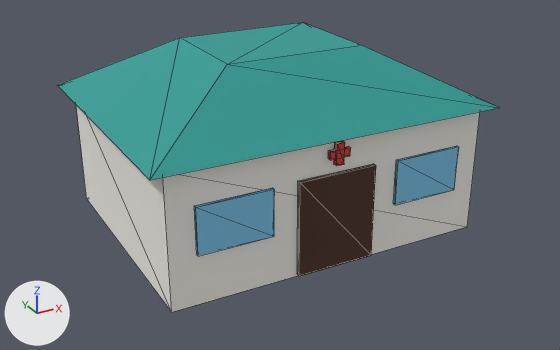
The glTF model assets/facilities/building_vet_clinic.glb as it was, and as the next commit left it.
Camera for both pictures: a camera (50 mm lens) standing at (-6.79, -12.78, 7.18) and looking at (0.01, -0.41, 1.0). The lights are fixed; the arrows at lower left show +X, +Y and +Z. The first picture is the older version. Mesh edges are drawn as thin lines. Vertices at exactly the same position are counted once.

In view in the first picture: 'SM_facilities_building_vet_clinic'.
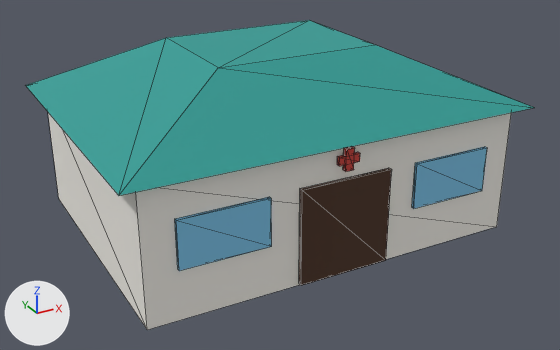
Patch to the scene script:
```diff
--- a/assets/facilities/building_vet_clinic.glb.py
+++ b/assets/facilities/building_vet_clinic.glb.py
@@ me_sm_facilities_building_vet_clinic @@
-me_sm_facilities_building_vet_clinic.from_pydata(...)  # 56 vertices, 84 faces; spans x -3.43..3.43, y -2.69..2.69, z 0.0..3.6
-me_sm_facilities_building_vet_clinic.vertices[0].co = (-3.15, -2.47, 0.0)  # pixel (171, 312)
-me_sm_facilities_building_vet_clinic.vertices[1].co = (-3.15, -2.47, 2.52)
-me_sm_facilities_building_vet_clinic.vertices[2].co = (-3.15, 2.47, 0.0)  # pixel (86, 198)
-me_sm_facilities_building_vet_clinic.vertices[3].co = (-3.15, 2.47, 2.52)
-me_sm_facilities_building_vet_clinic.vertices[4].co = (3.15, -2.47, 0.0)  # pixel (467, 226)
-me_sm_facilities_building_vet_clinic.vertices[5].co = (3.15, -2.47, 2.52)
-me_sm_facilities_building_vet_clinic.vertices[6].co = (3.15, 2.47, 0.0)
-me_sm_facilities_building_vet_clinic.vertices[7].co = (3.15, 2.47, 2.52)
-me_sm_facilities_building_vet_clinic.vertices[8].co = (-3.43, -2.69, 2.52)  # pixel (149, 180)
-me_sm_facilities_building_vet_clinic.vertices[9].co = (-1.37, -1.08, 3.6)  # pixel (227, 64)
-me_sm_facilities_building_vet_clinic.vertices[10].co = (-3.43, 2.69, 2.52)  # pixel (57, 85)
-me_sm_facilities_building_vet_clinic.vertices[11].co = (-1.37, 1.08, 3.6)  # pixel (179, 37)
-me_sm_facilities_building_vet_clinic.vertices[12].co = (3.43, -2.69, 2.52)  # pixel (499, 107)
-me_sm_facilities_building_vet_clinic.vertices[13].co = (1.37, -1.08, 3.6)  # pixel (361, 45)
-me_sm_facilities_building_vet_clinic.vertices[14].co = (3.43, 2.69, 2.52)
-me_sm_facilities_building_vet_clinic.vertices[15].co = (1.37, 1.08, 3.6)  # pixel (302, 22)
+me_sm_facilities_building_vet_clinic.from_pydata(...)  # 56 vertices, 84 faces; spans x -4.0..4.0, y -3.0..3.0, z 0.0..3.6
+# me_sm_facilities_building_vet_clinic part 1: the loose piece of 8 vertices spanning x -0.77..0.77, y -2.54..-2.46, z 0.03..1.84 is scaled about its middle by (1.17, 1.02, 1), then moved by (0.0, -0.28, 0.0)
+# me_sm_facilities_building_vet_clinic part 2: the loose piece of 8 vertices spanning x -2.66..-1.26, y -2.53..-2.47, z 0.95..1.83 is scaled about its middle by (1.17, 1.02, 1), then moved by (-0.33, -0.28, 0.0)
+# me_sm_facilities_building_vet_clinic part 3: the loose piece of 8 vertices spanning x 1.26..2.66, y -2.53..-2.47, z 0.95..1.83 is scaled about its middle by (1.17, 1.02, 1), then moved by (0.33, -0.28, 0.0)
+# me_sm_facilities_building_vet_clinic part 4: the loose piece of 8 vertices spanning x -0.2..0.2, y -2.57..-2.49, z 2.14..2.29 is moved by (0.0, -0.29, 0.0)
+# me_sm_facilities_building_vet_clinic part 5: the loose piece of 8 vertices spanning x -0.08..0.08, y -2.58..-2.48, z 2.02..2.42 is moved by (0.0, -0.29, 0.0)
+# me_sm_facilities_building_vet_clinic part 6
+me_sm_facilities_building_vet_clinic.vertices[0].co = (-3.67, -2.76, 0.0)  # pixel (147, 329)
+me_sm_facilities_building_vet_clinic.vertices[1].co = (-3.67, -2.76, 2.52)
+me_sm_facilities_building_vet_clinic.vertices[2].co = (-3.67, 2.76, 0.0)  # pixel (58, 198)
+me_sm_facilities_building_vet_clinic.vertices[3].co = (-3.67, 2.76, 2.52)
+me_sm_facilities_building_vet_clinic.vertices[4].co = (3.67, -2.76, 0.0)  # pixel (496, 226)
+me_sm_facilities_building_vet_clinic.vertices[5].co = (3.67, -2.76, 2.52)
+me_sm_facilities_building_vet_clinic.vertices[6].co = (3.67, 2.76, 0.0)
+me_sm_facilities_building_vet_clinic.vertices[7].co = (3.67, 2.76, 2.52)
+me_sm_facilities_building_vet_clinic.vertices[8].co = (-4.0, -3.0, 2.52)  # pixel (118, 195)
+me_sm_facilities_building_vet_clinic.vertices[9].co = (-1.6, -1.2, 3.6)  # pixel (218, 67)
+me_sm_facilities_building_vet_clinic.vertices[10].co = (-4.0, 3.0, 2.52)  # pixel (25, 85)
+me_sm_facilities_building_vet_clinic.vertices[11].co = (-1.6, 1.2, 3.6)  # pixel (166, 37)
+me_sm_facilities_building_vet_clinic.vertices[12].co = (4.0, -3.0, 2.52)  # pixel (534, 107)
+me_sm_facilities_building_vet_clinic.vertices[13].co = (1.6, -1.2, 3.6)  # pixel (375, 44)
+me_sm_facilities_building_vet_clinic.vertices[14].co = (4.0, 3.0, 2.52)
+me_sm_facilities_building_vet_clinic.vertices[15].co = (1.6, 1.2, 3.6)  # pixel (309, 20)
 me_sm_facilities_building_vet_clinic.materials.append(mat_mat_palette)
```

Boxes (x1, y1, x2, y2) around the edits, measured in the pictures (560 x 350 px; the box of a moved part takes in the faces that stretch with it):
'SM_facilities_building_vet_clinic', reshaped (15% wider, 7% taller)
    before: (58, 23, 499, 312)
    after: (26, 20, 534, 330)
part 1 of me_sm_facilities_building_vet_clinic, moved or reshaped
    before: (297, 164, 376, 276)
    after: (299, 168, 392, 285)
part 2 of me_sm_facilities_building_vet_clinic, moved or reshaped
    before: (194, 188, 274, 256)
    after: (175, 197, 272, 271)
part 3 of me_sm_facilities_building_vet_clinic, moved or reshaped
    before: (393, 146, 459, 205)
    after: (412, 147, 487, 209)
part 4 of me_sm_facilities_building_vet_clinic, moved or reshaped
    before: (328, 147, 351, 160)
    after: (337, 152, 360, 166)
part 5 of me_sm_facilities_building_vet_clinic, moved or reshaped
    before: (334, 141, 345, 166)
    after: (343, 146, 355, 172)
part 6 of me_sm_facilities_building_vet_clinic, moved or reshaped
    before: (58, 23, 499, 312)
    after: (26, 20, 534, 330)
